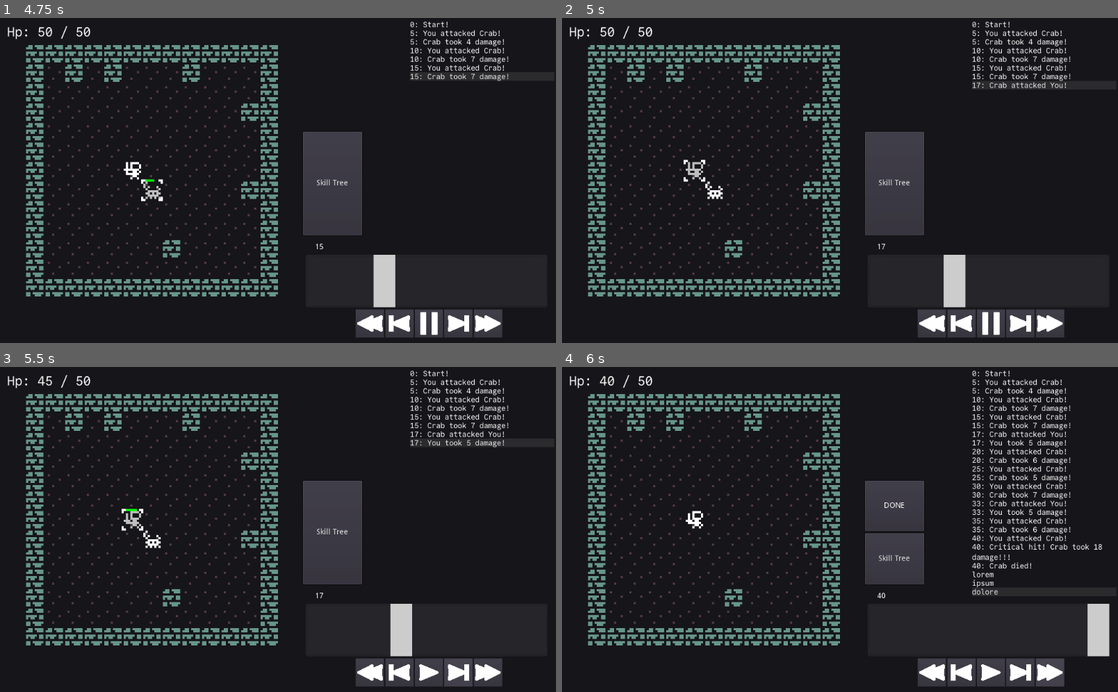
Above: before the commit, frames 1-4 (two rows, left to right).
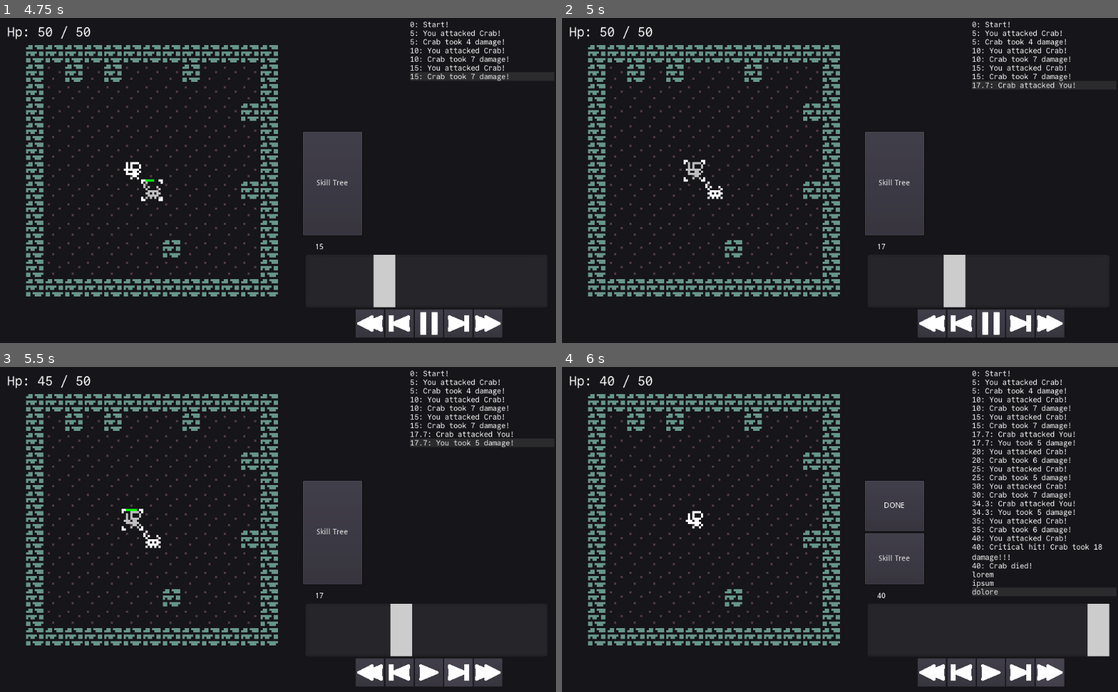
Above: after the commit, the same moments.

Repository: redxaxder/7DRL2024
Game: Godot game, scene res://main.tscn
Same seed, same stepped clock (60 frames per second), same inputs: the game is played once before the commit and once after it.
Inputs (mouse positions are in pixels of both pictures, inside the frame that each line leads up to):
- Up to frame 1 (4.75 s): click "GO" at 0.5 s; click (372, 323) at 1.25 s; click (372, 323) at 2 s; click (428, 323) at 2.75 s; click (455, 323) at 3.5 s; click (428, 323) at 4.25 s
- Up to frame 2 (5 s): no input
- Up to frame 3 (5.5 s): click (455, 672) at 5 s
- Up to frame 4 (6 s): click (1051, 672) at 5.75 s

Frame 1 is identical in both runs. In frame 2, 0.2% of the frame differs, in the area x 75-93%, y 19-22%; in frame 3, 0.3%; in frame 4, 0.7%, in the area x 74-93%, y 19-47%.

Commit message:
repair of time

Diff:
--- a/data/actor_types.gd
+++ b/data/actor_types.gd
@@ -53,7 +53,7 @@
 	Type.Blorp: {
 		"base": [5, 2, 12, 2, 2, 8],
 		"attack": Elements.Kind.Poison,
-		Stat.Kind.PoisonResist: 90,
+		Stat.Kind.PoisonResist: 150,
 		Stat.Kind.IceResist: -50,
 		},
 	Type.Snake: {
--- a/data/combat_model/CombatEntity.gd
+++ b/data/combat_model/CombatEntity.gd
@@ -42,7 +42,7 @@
 func is_alive():
 	return (cur_hp > 0)
 
-func pass_time(t: int):
+func pass_time(t: float):
 	time_spent += t
 
 func initialize_with_block(_stats: StatBlock, _faction: int, moniker: String):
--- a/data/encounter/EncounterDriver.gd
+++ b/data/encounter/EncounterDriver.gd
@@ -81,7 +81,7 @@
 		current_time = actor.time_spent
 		events = tick_ai(actor)
 		handle_events(events)
-		actor.pass_time(int(100.0 / float(actor.stats.speed())))
+		actor.pass_time(100.0 / float(actor.stats.speed()))
 		queue.insert(actor, actor.time_spent)
 		return true
 
--- a/data/encounter/EncounterEvent.gd
+++ b/data/encounter/EncounterEvent.gd
@@ -29,7 +29,7 @@
 	return 	{
 		"a": actor_idx,
 		"t": target_idx,
-		"time": timestamp,
+		"time": round(float(timestamp) * 10.0) / 10.0,
 		"d": damage,
 		"loc": target_location,
 		"m": ab_name,
--- a/data/skills/Activation.gd
+++ b/data/skills/Activation.gd
@@ -24,6 +24,10 @@
 	Death,
 	Movement,
 	Start,
+	Bloodied,
+	Miss,
+	Dodge,
+	Attack,
 	#cheap to add
 	# uses ability
 	# misses
@@ -37,11 +41,15 @@
 	}
 enum FilterFocus { Source, Target }
 const FILTER_FOCUS = [
-	FilterFocus.Source, # DamageDealt
-	FilterFocus.Target, # DamageRecieved
-	FilterFocus.Target, # Death
-	FilterFocus.Source, # Movement
-	FilterFocus.Source, # Start
+	FilterFocus.Source, # DamageDealt "who dealt the damage"
+	FilterFocus.Target, # DamageRecieved "who got hurt"
+	FilterFocus.Target, # Death "who died"
+	FilterFocus.Source, # Movement "who moved"
+	FilterFocus.Source, # Start " always player "
+	FilterFocus.Target, # Bloodied " who gets bloodied"
+	FilterFocus.Source, # Miss   " who misses"
+	FilterFocus.Target, # Dodge   " who is missed"
+	FilterFocus.Source, # Attack " who attacks"
 	]
 const FILTER_EVENT = [
 	EncounterEventKind.Kind.Damage, # DamageDealt
@@ -49,6 +57,10 @@
 	EncounterEventKind.Kind.Death, # Death
 	EncounterEventKind.Kind.Move,  # Movement
 	EncounterEventKind.Kind.EncounterStart,  # Start
+	EncounterEventKind.Kind.Bloodied,  # Bloodied
+	EncounterEventKind.Kind.Miss,     # Miss
+	EncounterEventKind.Kind.Miss,     # Dodge
+	EncounterEventKind.Kind.Attack,  # Attack
 	]
 var filter: int = 0
 var filter_actor = SkillsCore.TargetAny # me, ally, enemy, any
--- a/main.tscn
+++ b/main.tscn
@@ -142,10 +142,10 @@
 anchor_top = 0.5
 anchor_right = 0.5
 anchor_bottom = 0.5
-margin_left = 547.0
+margin_left = 549.0
 margin_top = 65.0
-margin_right = 727.0
-margin_bottom = 160.0
+margin_right = 721.0
+margin_bottom = 190.0
 
 [node name="damage_preview" type="Label" parent="."]
 unique_name_in_owner = true
--- a/misc/priority_queue.gd
+++ b/misc/priority_queue.gd
@@ -5,7 +5,7 @@
 var _values: Array
 var _priorities: Array
 
-func insert(value, priority: int):
+func insert(value, priority: float):
 	var ix = _priorities.bsearch(priority, false)
 	_values.insert(ix, value)
 	_priorities.insert(ix, priority)
--- a/playback/ViewHistory.gd
+++ b/playback/ViewHistory.gd
@@ -220,8 +220,8 @@
 	var current_event = history.get_event(index)
 	var time = 0
 	if current_event:
-		time = int(current_event.timestamp)
-	get_node("%timestamp").text = "%d" % time
+		time = current_event.timestamp
+	get_node("%timestamp").text = "%d" % (round(time*10) / 10.0)
 	var progressbar = get_node("%progress_bar")
 	progressbar.value = index
 	var combat_log = get_node("%combat_log")
--- a/playback/actor_info.gd
+++ b/playback/actor_info.gd
@@ -4,9 +4,6 @@
 func set_actor(x):
 	actor = x
 	_refresh()
-
-func _ready():
-	self_modulate = Constants.CLEAR_COLOR
 
 func _refresh():
 	if !actor:
--- a/playback/actor_info.tscn
+++ b/playback/actor_info.tscn
@@ -3,25 +3,39 @@
 [ext_resource path="res://playback/actor_info.gd" type="Script" id=1]
 
 [sub_resource type="StyleBoxFlat" id=1]
-bg_color = Color( 1, 1, 1, 1 )
+content_margin_left = 8.0
+content_margin_right = 8.0
+content_margin_top = 8.0
+content_margin_bottom = 8.0
+bg_color = Color( 0.0862745, 0.0823529, 0.0980392, 1 )
+border_width_left = 1
+border_width_top = 1
+border_width_right = 1
+border_width_bottom = 1
+corner_radius_top_left = 20
+corner_radius_top_right = 20
+corner_radius_bottom_right = 20
+corner_radius_bottom_left = 20
+anti_aliasing_size = 2.685
 
 [node name="actor_info" type="PanelContainer"]
 unique_name_in_owner = true
-self_modulate = Color( 0.086275, 0.082353, 0.098039, 1 )
 anchor_right = 1.0
 anchor_bottom = 1.0
 custom_styles/panel = SubResource( 1 )
 script = ExtResource( 1 )
 
 [node name="CenterContainer" type="CenterContainer" parent="."]
-margin_right = 1024.0
-margin_bottom = 600.0
+margin_left = 8.0
+margin_top = 8.0
+margin_right = 1016.0
+margin_bottom = 592.0
 
 [node name="VBoxContainer" type="VBoxContainer" parent="CenterContainer"]
-margin_left = 493.0
-margin_top = 287.0
-margin_right = 531.0
-margin_bottom = 313.0
+margin_left = 485.0
+margin_top = 279.0
+margin_right = 523.0
+margin_bottom = 305.0
 
 [node name="actorname" type="Label" parent="CenterContainer/VBoxContainer"]
 unique_name_in_owner = true
